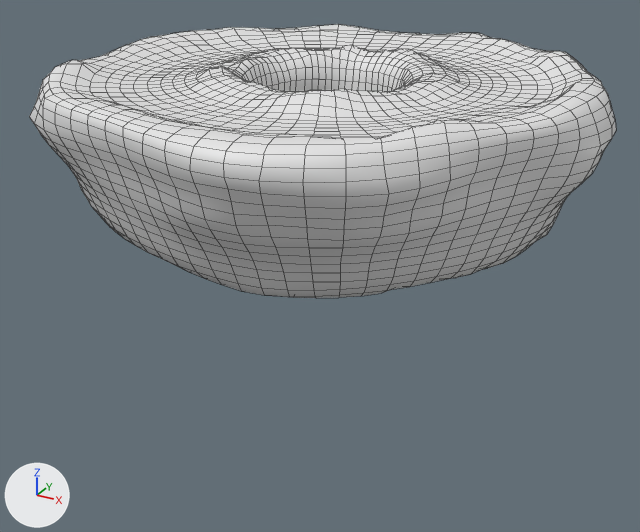
The Blender file Assets/Art/Blender Models/Arena .blend as it was, and as the next commit left it.
One viewpoint serves both versions: a 50 mm camera at (10.08, -18.73, 4.5) aimed at (-0.12, -0.16, -4.78). The axes (+X, +Y, +Z) are drawn at lower left. The lights are the same throughout. Mesh edges are drawn as thin lines.
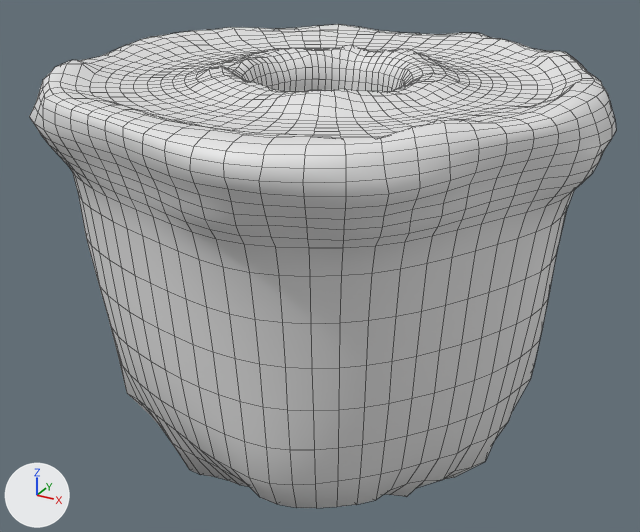
What differs and where, as boxes (x1, y1, x2, y2) in the pictures (640 x 532 px; the box of a moved part takes in the faces that stretch with it):
'Circle', reshaped (76% taller)
    before: (29, 24, 616, 298)
    after: (29, 24, 616, 508)
part 1 of me_circle, moved or reshaped
    before: (76, 177, 570, 298)
    after: (73, 173, 574, 508)

The change in detail:
me_circle has 2944 vertices, 2944 faces and spans x -6.61..6.79, y -6.89..6.81, z -3.74..0.52.
me_circle is used by ob_circle; location (0.0, 0.0, 0.0).
me_circle part 1: all 896 vertices in x -5.92..5.93, y -5.89..6.03, z -3.74..-1.94 are scaled about their middle by (1, 1, 4.34), then moved by (0.0, 0.0, -3.31).
